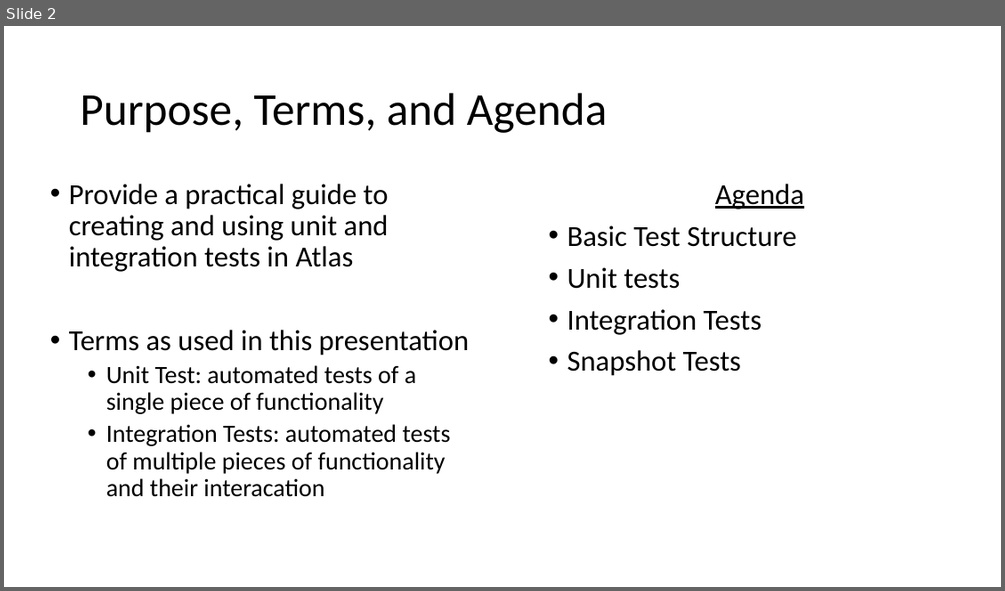
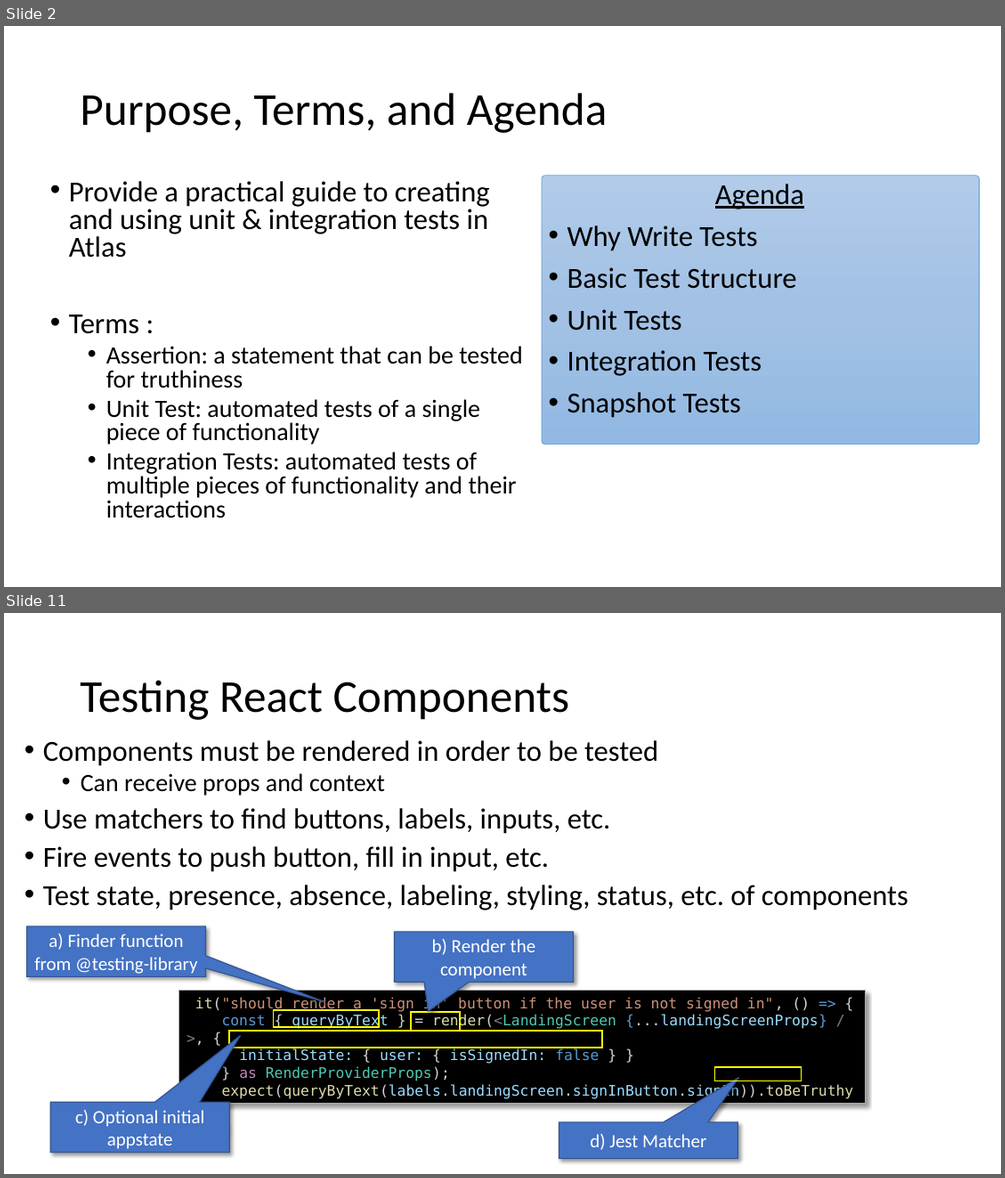
Before and after one commit to reggie3/testing-examples, a slide deck: TestingPresentation.pptx. Shown one above the other, each under a label of ours: slide 2 before the commit, slides 2 and 11 after it; the slides between them are not shown. The pictures are 1005x591 and 1005x1178 pixels, drawn with LibreOffice and Linux fonts; fonts in the diff are those of the drawing. Boxes give left, top, right and bottom in pixels: in the first picture for what was removed or moved away, otherwise in the second. Text is boxed around its words. In the diff, an @@ line names an element or a change of style, - is before the commit and + after.

```diff
--- a/TestingPresentation.pptx
+++ b/TestingPresentation.pptx
@@ slide 11 added at [4,613,1001,1174], background #FFFFFF @@
@@ title added at [80,680,570,720], 44 pt, text #000000 @@
+Testing React Components
@@ text added at [43,740,908,910], 28 pt, text #000000 @@
+• Components must be rendered in order to be tested
+  • Can receive props and context
+• Use matchers to find buttons, labels, inputs, etc.
+• Fire events to push button, fill in input, etc.
+• Test state, presence, absence, labeling, styling, status, etc. of components
@@ speech box added at [26,926,205,976], fill #4472C4, outline #325491 1 pt, 18 pt, text #FFFFFF @@
+a) Finder function from @testing-library
@@ speech box added at [395,932,573,981], fill #4472C4, outline #325491 1 pt, 18 pt, text #FFFFFF @@
+b) Render the component
@@ rectangle added at [179,989,865,1103], fill #000000, outline #AFABAB 0.75 pt, 14 pt, text #9CDCFE @@
+it("should render a 'sign in' button if the user is not signed in", () => {
+const { queryByText } = render(<LandingScreen {...landingScreenProps} />, {
+initialState: { user: { isSignedIn: false } }
+} as RenderProviderProps);
+expect(queryByText(labels.landingScreen.signInButton.signIn)).toBeTruthy();
+});
@@ rectangle added at [273,1010,379,1027], outline #FFFF00 1.5 pt @@
@@ rectangle added at [411,1013,461,1031], outline #FFFF00 1.5 pt @@
@@ rectangle added at [229,1031,602,1048], outline #FFFF00 1.5 pt @@
@@ rectangle added at [714,1067,801,1081], outline #FFFF00 1.5 pt @@
@@ speech box added at [50,1102,229,1152], fill #4472C4, outline #325491 1 pt, 18 pt, text #FFFFFF @@
+c) Optional initial appstate
@@ speech box added at [558,1122,737,1159], fill #4472C4, outline #325491 1 pt, 18 pt, text #FFFFFF @@
+d) Jest Matcher
@@ slide 2 changed as well @@
@@ text at [69,181,522,388]: text changed @@
-• Provide a practical guide to creating and using unit and integration tests in Atlas
-• Terms as used in this presentation
+• Provide a practical guide to creating and using unit & integration tests in Atlas
+• Terms :
+  • Assertion: a statement that can be tested for truthiness
@@ rounded rectangle added at [542,176,979,444], fill gradient #B1CBE9 to #A3C1E5 to #93B9E4, outline #5B9BD5 0.5 pt @@
@@ text at [567,225,757,251]: paragraph added @@
+• Why Write Tests
@@ text at [567,309,681,330]: text changed @@
-• Unit tests
+• Unit Tests
@@ text at [106,399,481,444]: line spacing 0.9 to 0.8 @@
@@ text at [106,451,517,518]: text changed @@
-  • Integration Tests: automated tests of multiple pieces of functionality and their interacation
+  • Integration Tests: automated tests of multiple pieces of functionality and their interactions
```
Also in this commit, not shown: 3 other slides changed, 14 other slides added, 1 slide removed, 11 other files.
